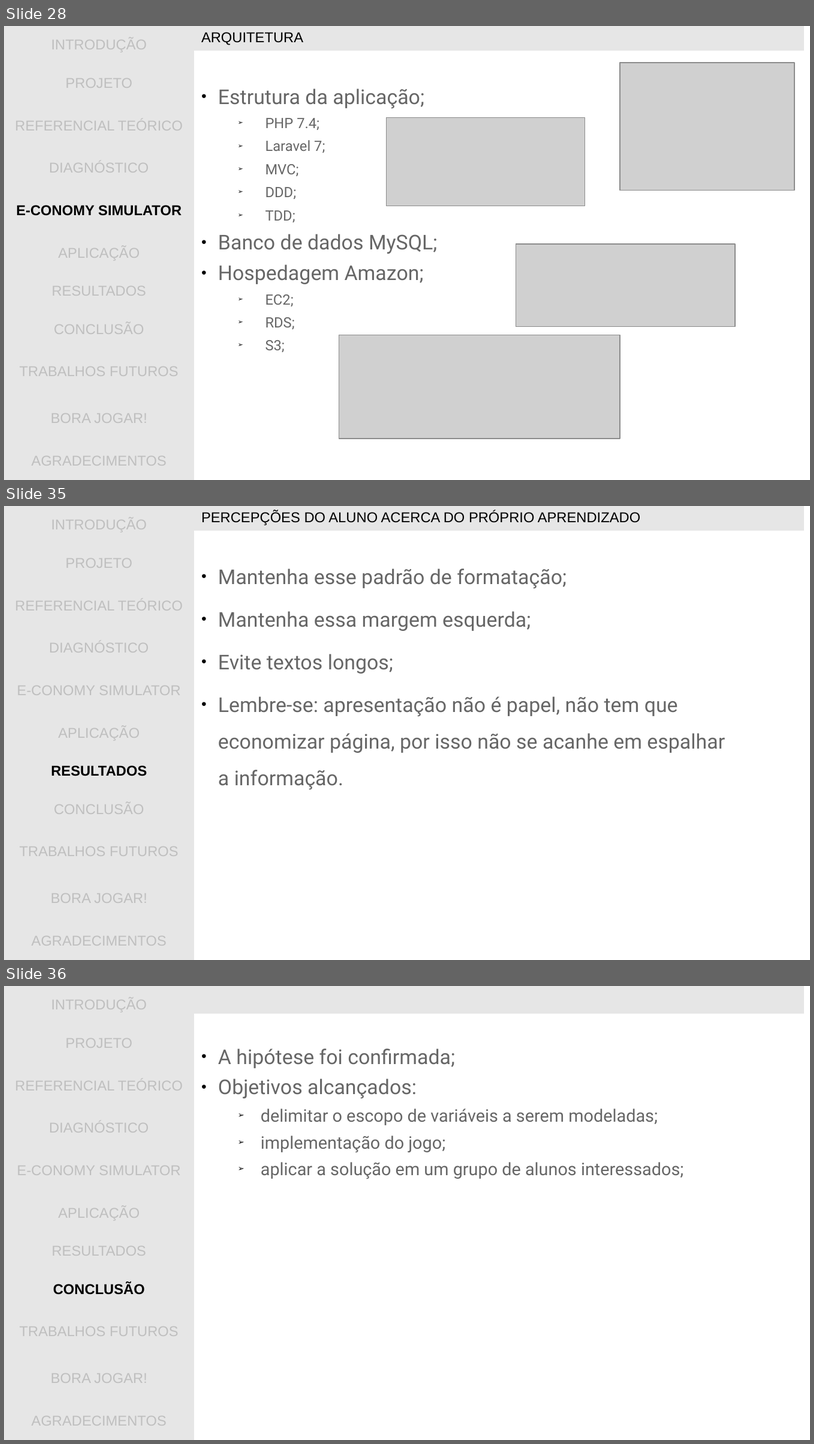
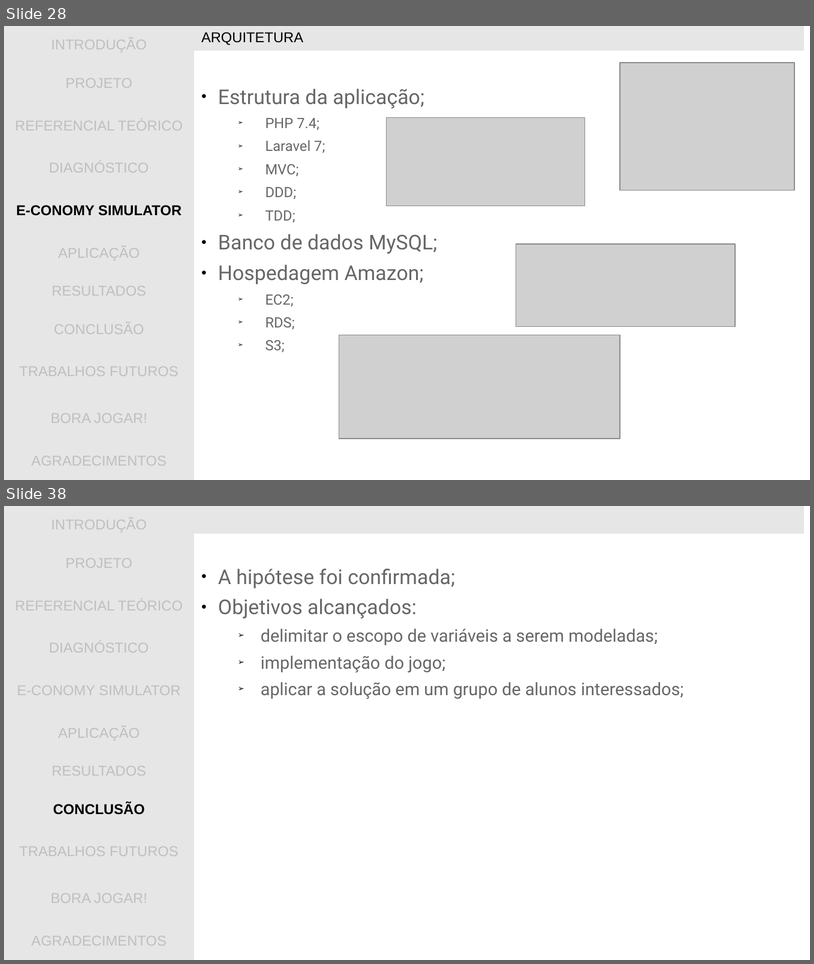
Before and after one commit to gwathsule/e-conomy-simulator, a slide deck: documentacao/apresentacao_tcc.ppt. Shown one above the other, each under a label of ours: slides 28, 35 and 36 before the commit, slides 28 and 38 after it; the slides between them are not shown. The pictures are 814x1444 and 814x964 pixels, drawn with LibreOffice and Linux fonts; fonts in the diff are those of the drawing; grey boxes stand for pictures; background and template pictures are left out. Boxes give left, top, right and bottom in pixels: in the first picture for what was removed or moved away, otherwise in the second. Text is boxed around its words. In the diff, an @@ line names an element or a change of style, - is before the commit and + after.

```diff
--- a/documentacao/apresentacao_tcc.ppt
+++ b/documentacao/apresentacao_tcc.ppt
@@ slide 35 removed at bbox=[4, 506, 810, 960], background picture (left out) @@
@@ table removed at bbox=[4, 506, 194, 960], 11 rows, 1 columns @@
-INTRODUÇÃO
-PROJETO
-REFERENCIAL TEÓRICO
-DIAGNÓSTICO
-E-CONOMY SIMULATOR
-APLICAÇÃO
-RESULTADOS
-CONCLUSÃO
-TRABALHOS FUTUROS
-BORA JOGAR!
-AGRADECIMENTOS
@@ table removed at bbox=[194, 506, 805, 530], 1 rows, 1 columns @@
-PERCEPÇÕES DO ALUNO ACERCA DO PRÓPRIO APRENDIZADO
@@ text removed at bbox=[218, 568, 725, 790] @@
-● Mantenha esse padrão de formatação;
-● Mantenha essa margem esquerda;
-● Evite textos longos;
-● Lembre-se: apresentação não é papel, não tem que economizar página, por isso não se acanhe em espalhar a informação.
@@ what was slide 36 is now slide 38 @@
```
Also in this commit, not shown: 1 slide changed, 5 slides added, 2 other slides removed.
